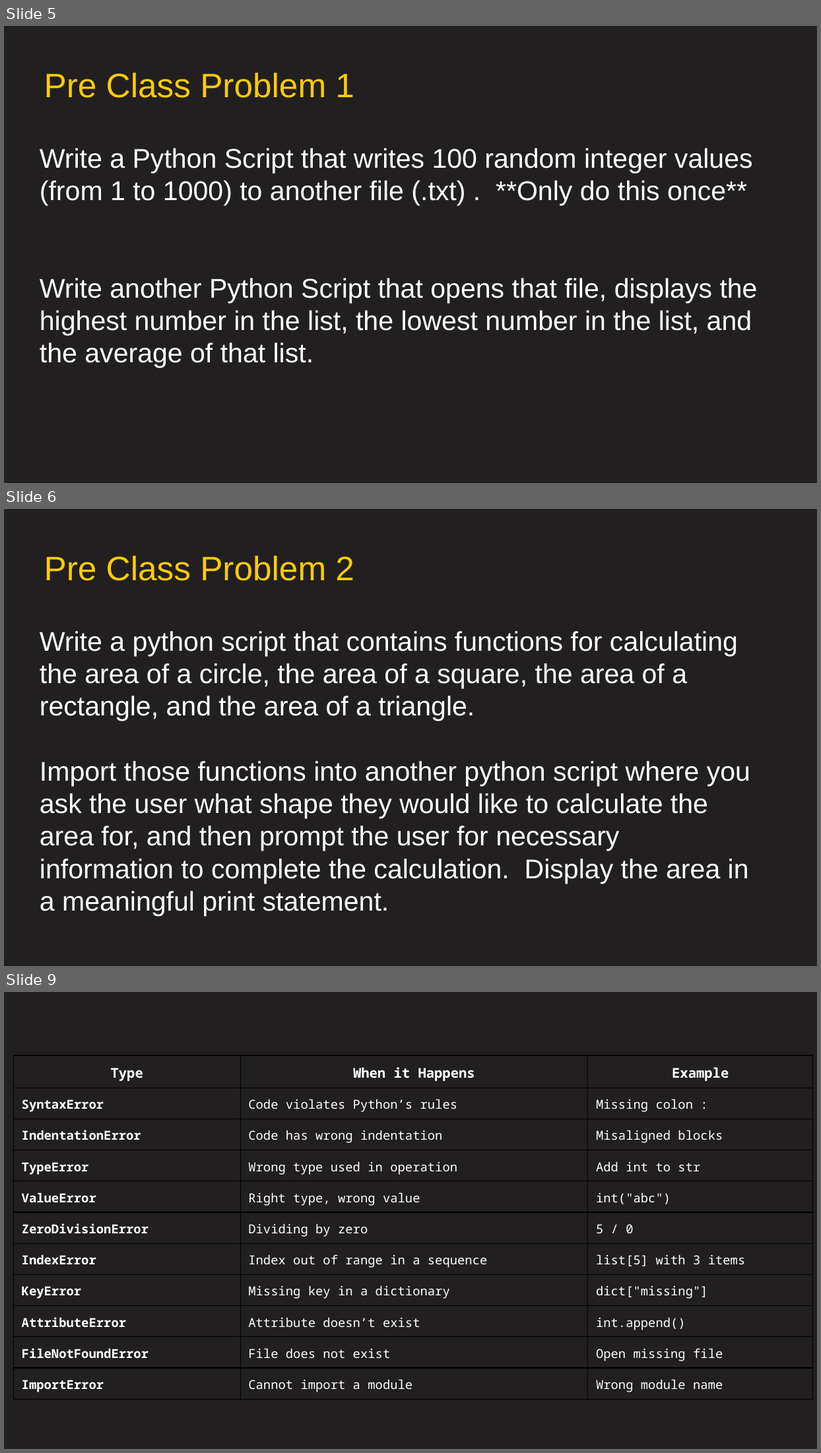
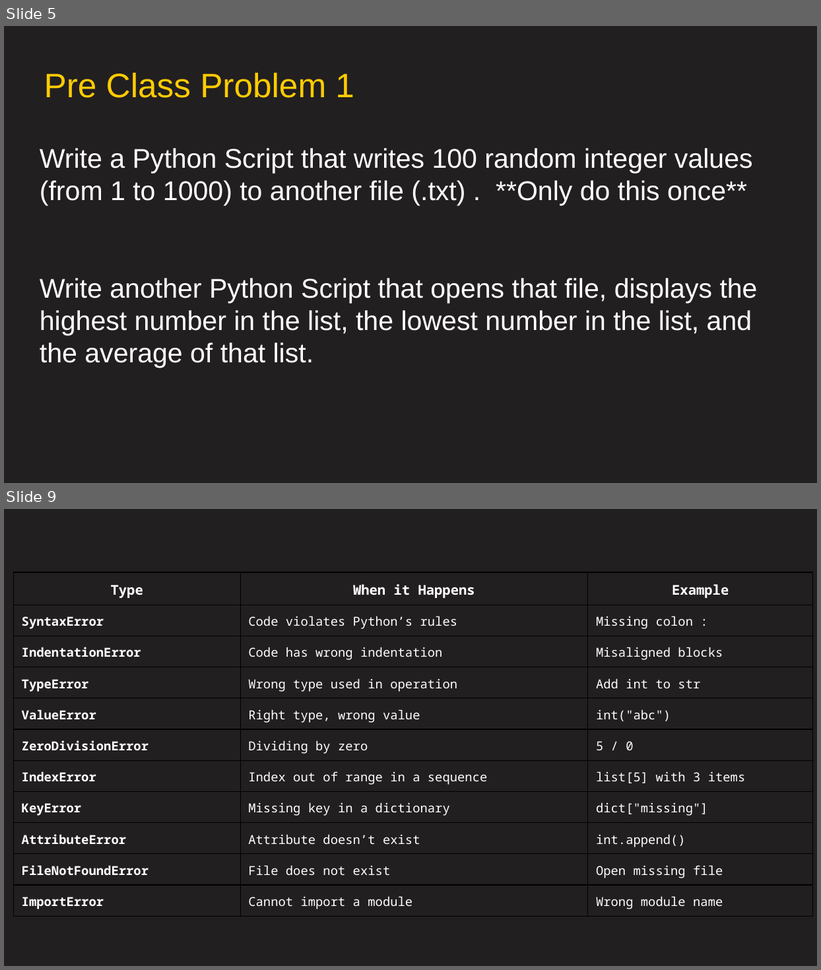
Before and after one commit to AFC-AI2C/summer-course, a slide deck: Python/Lesson 06 - Error Handling/Lesson 06 - Error Handling.pptx. Shown one above the other, each under a label of ours: slides 5, 6 and 9 before the commit, slides 5 and 9 after it; the slides between them are not shown. The pictures are 821x1453 and 821x970 pixels, drawn with LibreOffice and Linux fonts; fonts in the diff are those of the drawing; background and template pictures are left out. Boxes give left, top, right and bottom in pixels: in the first picture for what was removed or moved away, otherwise in the second. Text is boxed around its words. In the diff, an @@ line names an element or a change of style, - is before the commit and + after.

```diff
--- a/Python/Lesson 06 - Error Handling/Lesson 06 - Error Handling.pptx
+++ b/Python/Lesson 06 - Error Handling/Lesson 06 - Error Handling.pptx
@@ slide 6 removed at (4, 509, 817, 966), background #221F20 @@
@@ title removed at (44, 555, 354, 581) @@
-Pre Class Problem 2
@@ text removed at (40, 631, 750, 916) @@
-Write a python script that contains functions for calculating the area of a circle, the area of a square, the area of a rectangle, and the area of a triangle.
-Import those functions into another python script where you ask the user what shape they would like to calculate the area for, and then prompt the user for necessary information to complete the calculation. Display the area in a meaningful print statement.
```
Also in this commit, not shown: 1 slide changed, 1 slide added, 1 other slide removed.
